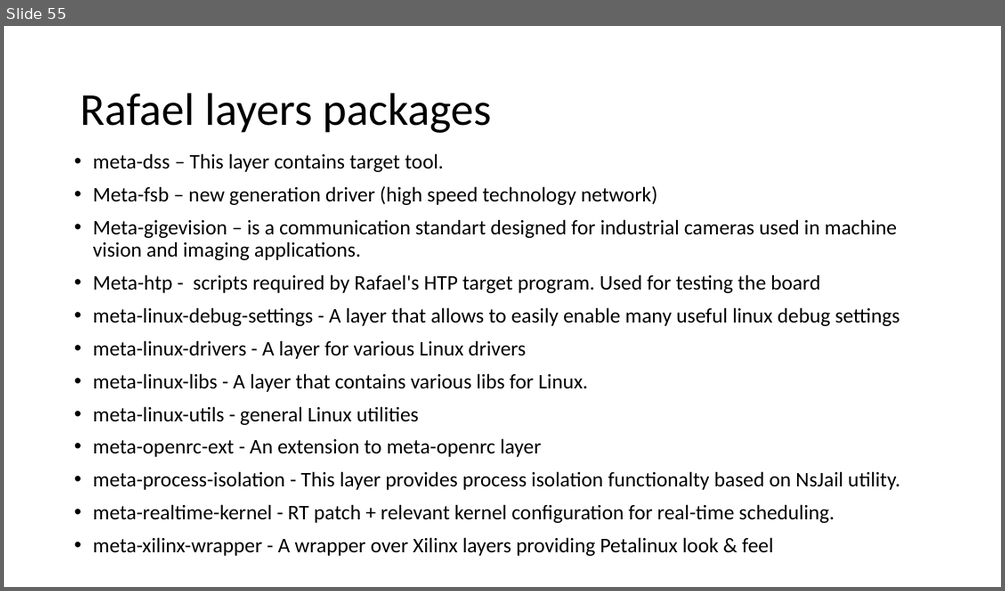
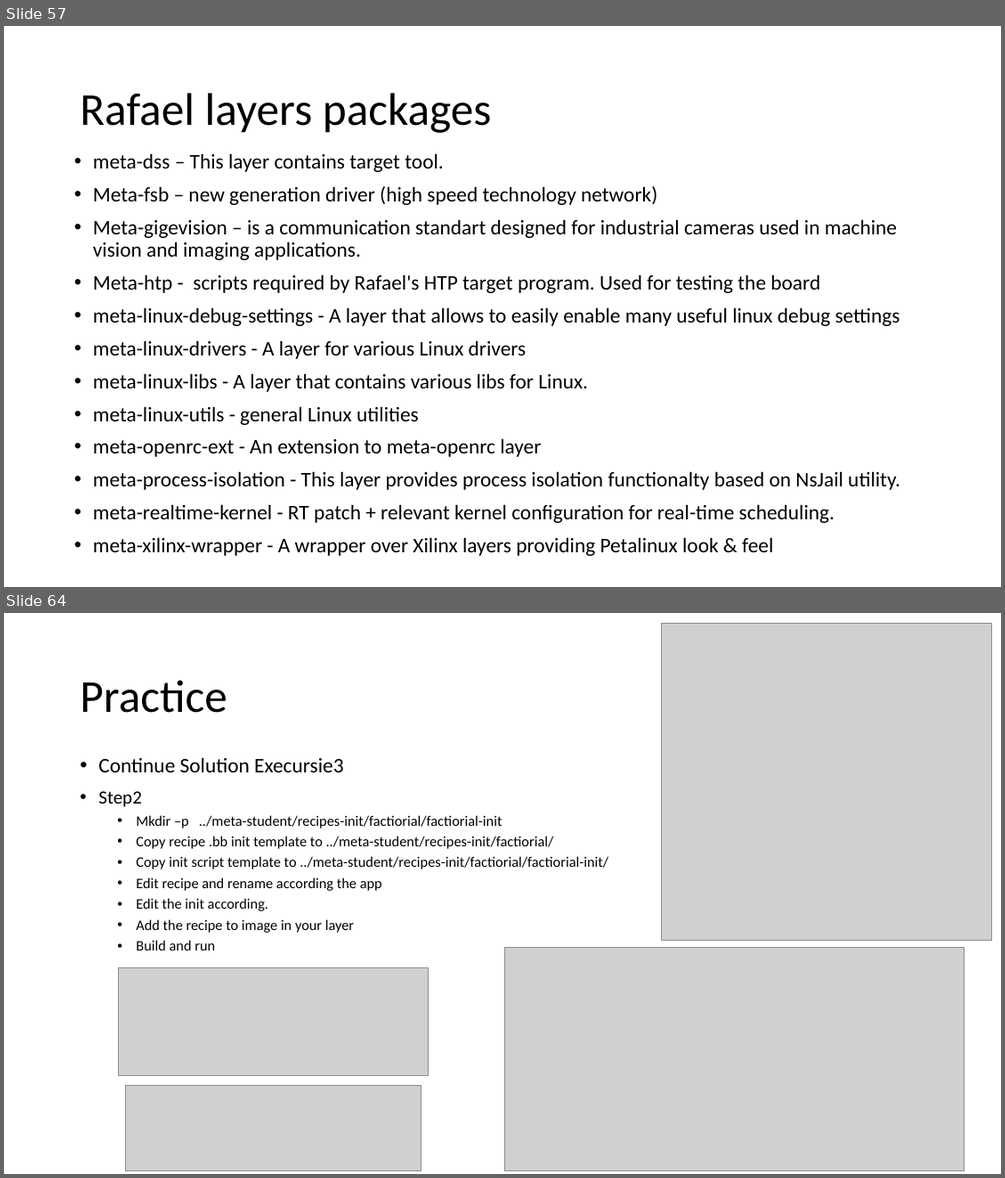
Before and after one commit to yaronda2/YoctoCourse, a slide deck: Yocto Practice_Release.pptx. Shown one above the other, each under a label of ours: slide 55 before the commit, slides 57 and 64 after it; the slides between them are not shown. The pictures are 1005x591 and 1005x1178 pixels, drawn with LibreOffice and Linux fonts; fonts in the diff are those of the drawing; grey boxes stand for pictures. Boxes give left, top, right and bottom in pixels: in the first picture for what was removed or moved away, otherwise in the second. Text is boxed around its words. In the diff, an @@ line names an element or a change of style, - is before the commit and + after.

```diff
--- a/Yocto Practice_Release.pptx
+++ b/Yocto Practice_Release.pptx
@@ slide 64 added at box(4, 613, 1001, 1174), background #FFFFFF @@
@@ picture added at box(662, 624, 991, 941) @@
@@ title added at box(80, 680, 226, 713), 44 pt, text #000000 @@
+Practice
@@ text added at box(98, 757, 608, 950), 14 pt, text #000000 @@
+• Continue Solution Execursie3
+• Step2
+  • Mkdir –p ../meta-student/recipes-init/factiorial/factiorial-init
+  • Copy recipe .bb init template to ../meta-student/recipes-init/factiorial/
+  • Copy init script template to ../meta-student/recipes-init/factiorial/factiorial-init/
+  • Edit recipe and rename according the app
+  • Edit the init according.
+  • Add the recipe to image in your layer
+  • Build and run
@@ picture added at box(504, 948, 963, 1171) @@
@@ picture added at box(119, 967, 429, 1075) @@
@@ picture added at box(126, 1086, 421, 1172) @@
@@ what was slide 55 is now slide 57 @@
```
Also in this commit, not shown: 3 slides changed, 12 other slides added.
